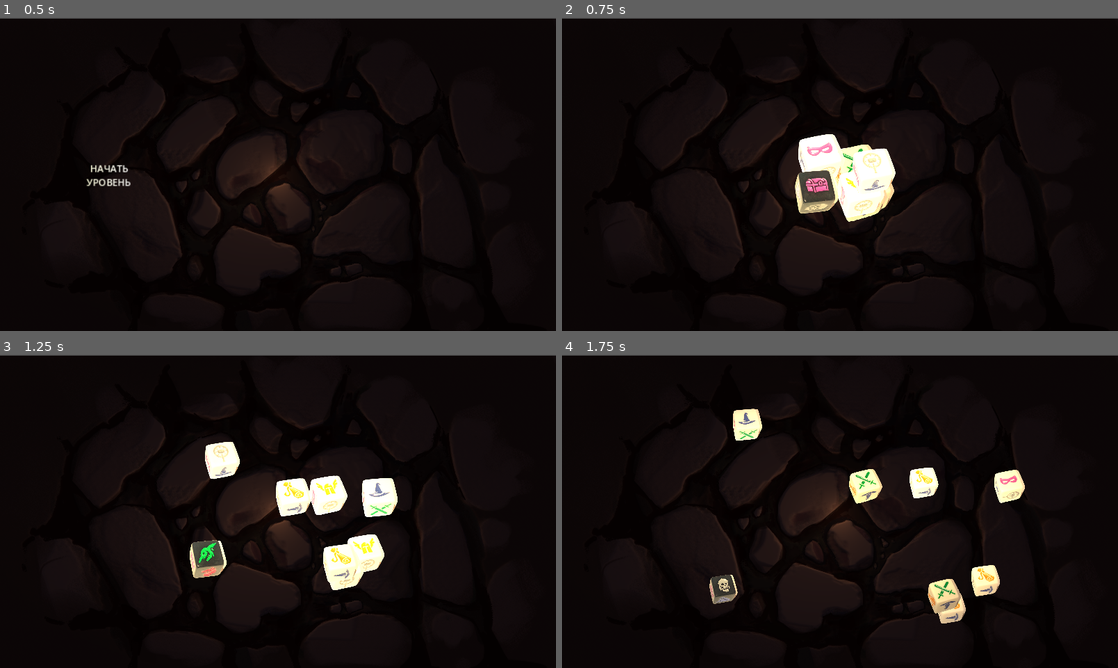
Above: before the commit, frames 1-4 (two rows, left to right).
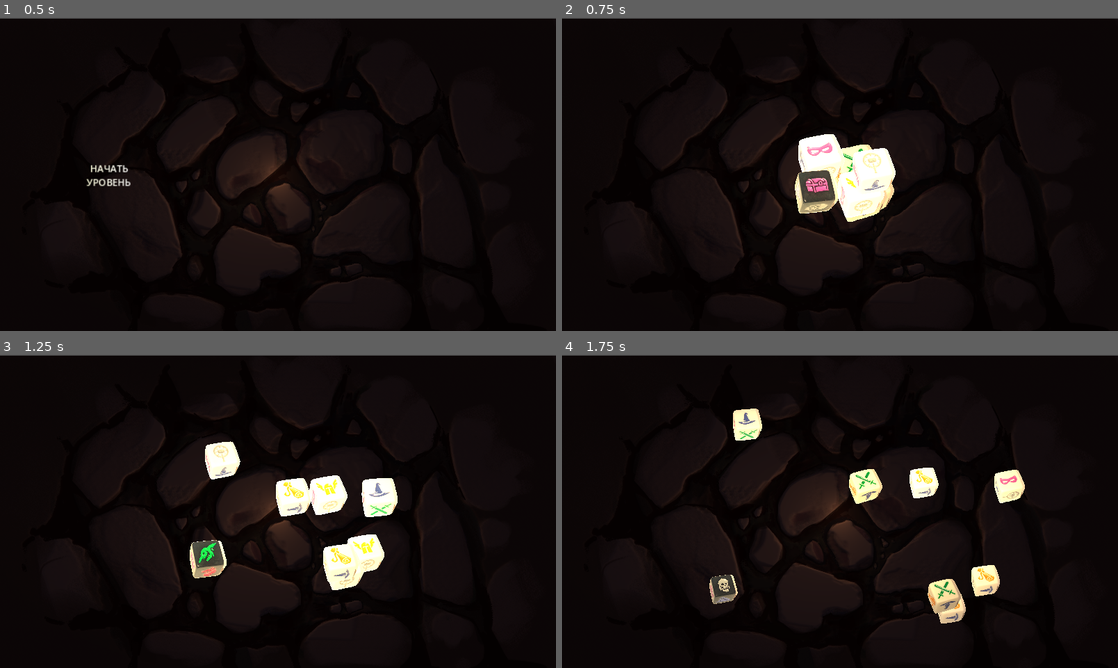
Above: after the commit, the same moments.

Repository: GladiolusBlue/Treasure_Chest
Game: Godot game, scene res://Scenes/Сцена для проверок рисования.tscn
The game is run twice, just before and just after one commit, with the same random seed, the same clock (stepped at 60 frames per second) and the same inputs. The engine's default icon, where the game draws it, is replaced by a stand-in: a white triangle on a blue panel in a dark square.
Inputs:
- Up to frame 1 (0.5 s): no input
- Up to frame 2 (0.75 s): click "НАЧАТЬ УРОВЕНЬ" at 0.5 s
- Up to frame 3 (1.25 s): no input
- Up to frame 4 (1.75 s): no input

Frame 1 is identical in both runs. In frame 2, 0.1% of the frame differs, in the area x 41-60%, y 37-66%; in frame 3, 0.1%, in the area x 34-72%, y 27-76%; in frame 4, less than 0.1%.

Commit message:
настраиваю систему боя

Diff:
--- a/Scenes/dice_enemi.tscn
+++ b/Scenes/dice_enemi.tscn
@@ -60,6 +60,8 @@
 
 
 func fall_dice(a,b,m,n,i): #падение кубика
+	modulate = Color(1,1,1,255)
+	push = 0
 	rot = 0
 	start_x = m
 	start_y = n
@@ -145,7 +147,7 @@
 		set_position(Velocity)
 		$Timer_busting.stop()
 		# передача сигнала о готовности куба и его значение
-		#emit_signal(\"cubu_gotov\",str(cube_face),name_face)
+		emit_signal(\"cubu_gotov\",num_dice,name_face)
 		to_start_pos()
 		#print(Velocity)
 
@@ -169,7 +171,6 @@
 		Velocity.x += speed #изменение координат для местоположения
 		Velocity.y += y/finished
 		set_position(Velocity)
-
 		#уменьшение масштаба картинки
 	else :
 		# остановка таймера и переборки картинок
@@ -180,13 +181,13 @@
 		set_position(Velocity)
 		$Timer_busting2.stop()
 		# передача сигнала о готовности куба и его значение
-		emit_signal(\"cubu_gotov\",str(cube_face),name_face)
+
 	pass # Replace with function body.
 
 var push = 0
 func _on_button_pressed():
 	if push == 0:
-		modulate = Color(0.5,0.5,0.5,255)
+		modulate = Color(0.5,0.5,0.5,255) # изменяет яркость
 		push = 1
 		emit_signal(\"cubu_clic\",num_dice,name_face)
 	else :
--- a/Scenes/dice_player.tscn
+++ b/Scenes/dice_player.tscn
@@ -35,6 +35,7 @@
 var start_y = 0
 var num_dice = 0
 
+
 # Called when the node enters the scene tree for the first time.
 func _ready():
 	# загрузка текстур картинок
@@ -57,6 +58,8 @@
 
 
 func fall_dice(a,b,m,n,i): #падение кубика
+	modulate = Color(1,1,1,255)
+	push = 0
 	rot = 0
 	start_x = m
 	start_y = n
@@ -115,6 +118,7 @@
 	$Sprite2D.texture = image
 
 
+
 # Called every frame. 'delta' is the elapsed time since the previous frame.
 #@warning_ignore(\"unused_parameter\")
 func _process(delta):
@@ -143,7 +147,7 @@
 		set_position(Velocity)
 		$Timer_busting.stop()
 		# передача сигнала о готовности куба и его значение
-		#emit_signal(\"cubu_gotov\",str(cube_face),name_face)
+		emit_signal(\"cubu_gotov\",num_dice,name_face)
 		to_start_pos()
 		#print(Velocity)
 
@@ -166,7 +170,6 @@
 		Velocity.x -= speed #изменение координат для местоположения
 		Velocity.y -= y/finished
 		set_position(Velocity)
-		#print(finish,position,finished)
 		#уменьшение масштаба картинки
 	else :
 		# остановка таймера и переборки картинок
@@ -177,18 +180,21 @@
 		set_position(Velocity)
 		$Timer_busting2.stop()
 		# передача сигнала о готовности куба и его значение
-		emit_signal(\"cubu_gotov\",str(cube_face),name_face)
+		#emit_signal(\"cubu_gotov\",num_dice,name_face)
 	pass # Replace with function body.
+
 
 var push = 0
 func _on_button_pressed():
 	if push == 0:
-		modulate = Color(0.5,0.5,0.5,255)
 		push = 1
+		modulate = Color(0.5,0.5,0.5,255) # изменяет яркость
 		emit_signal(\"cubu_clic\",num_dice,name_face)
 	else :
 		modulate = Color(1,1,1,255)
 		push = 0
+
+
 "
 
 [sub_resource type="RectangleShape2D" id="RectangleShape2D_autnt"]
--- a/Scenes/main.tscn
+++ b/Scenes/main.tscn
@@ -35,10 +35,10 @@
 scale = Vector2(1.45246, 1.47447)
 texture = ExtResource("2_yddrg")
 
-[node name="leave level" type="Node2D" parent="."]
+[node name="leave_level" type="Node2D" parent="."]
 metadata/_edit_group_ = true
 
-[node name="leave level" type="Button" parent="leave level"]
+[node name="leave level" type="Button" parent="leave_level"]
 anchors_preset = 15
 anchor_right = 1.0
 anchor_bottom = 1.0
@@ -54,7 +54,32 @@
 подземелье"
 flat = true
 
-[node name="Sprite2D" type="Sprite2D" parent="leave level/leave level"]
+[node name="Sprite2D" type="Sprite2D" parent="leave_level/leave level"]
+visible = false
+position = Vector2(95.7746, 94.3662)
+scale = Vector2(1.45246, 1.47447)
+texture = ExtResource("2_yddrg")
+
+[node name="battle" type="Node2D" parent="."]
+position = Vector2(0, -500)
+metadata/_edit_group_ = true
+
+[node name="battle" type="Button" parent="battle"]
+anchors_preset = 15
+anchor_right = 1.0
+anchor_bottom = 1.0
+offset_right = 50.0
+offset_bottom = 50.0
+grow_horizontal = 2
+grow_vertical = 2
+scale = Vector2(6, 6)
+pivot_offset = Vector2(25, 25)
+size_flags_horizontal = 4
+text = "Бой"
+flat = true
+text_overrun_behavior = 1
+
+[node name="Sprite2D" type="Sprite2D" parent="battle/battle"]
 visible = false
 position = Vector2(95.7746, 94.3662)
 scale = Vector2(1.45246, 1.47447)
@@ -110,4 +135,5 @@
 scale = Vector2(0.355, 0.355)
 
 [connection signal="pressed" from="start level/Button1" to="." method="_on_button_1_pressed"]
-[connection signal="pressed" from="leave level/leave level" to="." method="_on_leave_level_pressed"]
+[connection signal="pressed" from="leave_level/leave level" to="." method="_on_leave_level_pressed"]
+[connection signal="pressed" from="battle/battle" to="." method="_on_battle_pressed"]
--- a/Scripts/Main.gd
+++ b/Scripts/Main.gd
@@ -8,7 +8,8 @@
 const  start_pos = -600 # половина ширины расстановки кубиков игрока
 #var Dicename = []
 #var name_dice = 0
-var level = 1
+var level = 1 # уровени подземелья
+
 
 
 
@@ -25,7 +26,9 @@
 		var cube = Dices.get_child(0)
 		cube.cubu_gotov.connect(self.next_e)
 		cube.cubu_clic.connect(self.next_clic_e)
-		$"leave level".visible = false
+		#$"start level".visible = false
+		$"leave_level".visible = false
+		$battle.visible = false
 		#nam_dc += 1
 		#print(a)
 # Called every frame. 'delta' is the elapsed time since the previous frame.
@@ -63,39 +66,54 @@
 	return [x, y]
 
 
-func _on_button_1_pressed():
+var level_started = 0
+func _on_button_1_pressed():# функция по нажатию кнопки начать уровень
+	$"start level".visible = false
+	$"leave_level".visible = false
+	enemi_arrey.clear()
+	pleer_arrey.clear()
+	pleer_batt_arrey.clear()
+	enemi_batt_arrey.clear()
 	var start_pos_p = start_pos
 	var diff = start_pos/6*2
 	var start_pos_e = (level-1) * diff / 2
 	var locationscube: Array = [[0, 0]]
+	if level_started == 0:
+		cast_white(locationscube,start_pos_p,diff)
+		cast_dark(locationscube,start_pos_e,diff)
+	else:
+		cast_dark(locationscube,start_pos_e,diff)
+
+
+func cast_white(locationscube,start_pos_p,diff):
 	for i in range($WhiteCubes.get_child_count()):
-		var Dices = $WhiteCubes.get_child(i)
-		var cube = Dices.get_child(0)
-		var xy = rndbynoove(locationscube)
-		var x = xy[0]
-		var y = xy[1]
-		var n = start_pos_p
-		var m = -1350
-		#locationscube.append([x,y])
-		#print(locationscube)
-		cube.fall_dice(x,y,m,n,i)
-		start_pos_p = start_pos_p-diff
+			var Dices = $WhiteCubes.get_child(i)
+			var cube = Dices.get_child(0)
+			var xy = rndbynoove(locationscube)
+			var x = xy[0]
+			var y = xy[1]
+			var n = start_pos_p
+			var m = -1350
+			Dices.visible = true
+			cube.fall_dice(x,y,m,n,i)
+			start_pos_p = start_pos_p-diff
+			level_started = 1
+
+
+func cast_dark(locationscube,start_pos_e,diff):
 	for i in range($DarkCubes.get_child_count()):
-		var Dices = $DarkCubes.get_child(i)
-		var cube = Dices.get_child(0)
-		var xy = rndbynoove(locationscube)
-		var x = xy[0]
-		var y = xy[1]
-		var n =  start_pos_e
-		var m = 1350#
-		if i < nam_dc:
-		#locationscube.append([x,y])# для рандомной расстановки кубов по полю раскоментировать
-		#print(locationscube)
-			cube.fall_dice(x,y,m,n,i)
-			start_pos_e = start_pos_e-diff
-
-			$"start level".visible = false
-
+			var Dices = $DarkCubes.get_child(i)
+			var cube = Dices.get_child(0)
+			var xy = rndbynoove(locationscube)
+			var x = xy[0]
+			var y = xy[1]
+			var n =  start_pos_e
+			var m = 1350#
+			nam_dc = level
+			if i < nam_dc:
+				Dices.visible = true
+				cube.fall_dice(x,y,m,n,i)
+				start_pos_e = start_pos_e-diff
 
 
 @warning_ignore("unused_parameter")
@@ -104,28 +122,80 @@
 	pass
 
 
-# запуск следующего куба по готовности
-func next_e(x,y):
-	print("выпал враг","-",x,"-",y)
-
-
-func next_p(x,y):
-	print("выпал игрок","-",x,"-",y)
-
-
-func next_clic_p(x,y):
-	print("нажат игрок","-",x,"-",y)
-
-
-func next_clic_e(x,y):
-	$"leave level".visible = true
-	print("нажат враг","-",x,"-",y)
-
-
-
-func _on_leave_level_pressed():
-	$"leave level".visible = false
+func _on_leave_level_pressed(): # функция по нажатию кнопки выйти из подземелья
+	$"leave_level".visible = false
 	$"start level".visible = true
-	level += 1
-	nam_dc += 1
+	$"battle".visible = false
+	level = 1
+	level_started = 0
+	for i in range($WhiteCubes.get_child_count()):
+			var Dices = $WhiteCubes.get_child(i)
+			var cube = Dices.get_child(0)
+			Dices.visible = false
+	print(enemi_arrey)
 	pass # Replace with function body.
+
+
+func _on_battle_pressed(): # функция по нажатию кнопки бой
+	print("  ","  ",enemi_batt_arrey,"  ",enemi_arrey,"  ",pleer_arrey,"  ",pleer_batt_arrey)
+	buttle()
+	$battle.visible = false
+	pass # Replace with function body.
+
+
+func buttle(): # функция бой
+	var pp = pleer_batt_arrey[0]
+	var p = pp[0]
+	var Dices_p = $WhiteCubes.get_child(p)
+	Dices_p.visible = false
+	var ee = enemi_batt_arrey[0]
+	var e = ee[0]
+	var Dices_e = $DarkCubes.get_child(e)
+	Dices_e.visible = false
+	pleer_batt_arrey.remove_at(0)
+	#pleer_arrey.remove_at(p)
+	enemi_batt_arrey.remove_at(0)
+	nam_dc -=1
+	#enemi_arrey.remove_at(e)
+	#enemi_arrey.insert(e,[e,"kill"])
+	if nam_dc == 0:
+		$"leave_level".visible = true
+		$"start level".visible = true
+		level += 1
+		#print(e,"  ",p,"  ",enemi_batt_arrey,"  ",enemi_arrey,"  ",pleer_arrey,"  ",pleer_batt_arrey)
+	elif pleer_batt_arrey.size() > 0:
+		buttle()
+	else:
+		pass
+
+
+var enemi_arrey : Array = []
+func next_e(x,y): # функция записи общего списка врагов
+	enemi_arrey.append([x,y])
+	#print("выпал враг","-",x,"-",y," ",enemi_arrey," ",level,nam_dc)
+
+
+var pleer_arrey: Array = []
+func next_p(x,y):# функция записи общего списка игроков
+	pleer_arrey.append([x,y])
+	#print("выпал игрок","-",x,"-",y)
+
+
+var pleer_batt_arrey: Array = []
+func next_clic_p(x,y): # функция по нажатию на игрока
+	pleer_batt_arrey.append([x,y])
+	checking_battle()
+	#print("нажат игрок","-",x,"-",y)
+
+
+var enemi_batt_arrey: Array = []
+func next_clic_e(x,y): # функция по нажатию на противника
+	enemi_batt_arrey.append([x,y])
+	checking_battle()
+	#print("нажат враг","-",x,"-",y,enemi_batt_arrey,pleer_batt_arrey)
+
+
+func checking_battle():
+	if enemi_batt_arrey.size() > 0 and pleer_batt_arrey.size() > 0:
+		$battle.visible = true #функция проверки боя
+	pass
